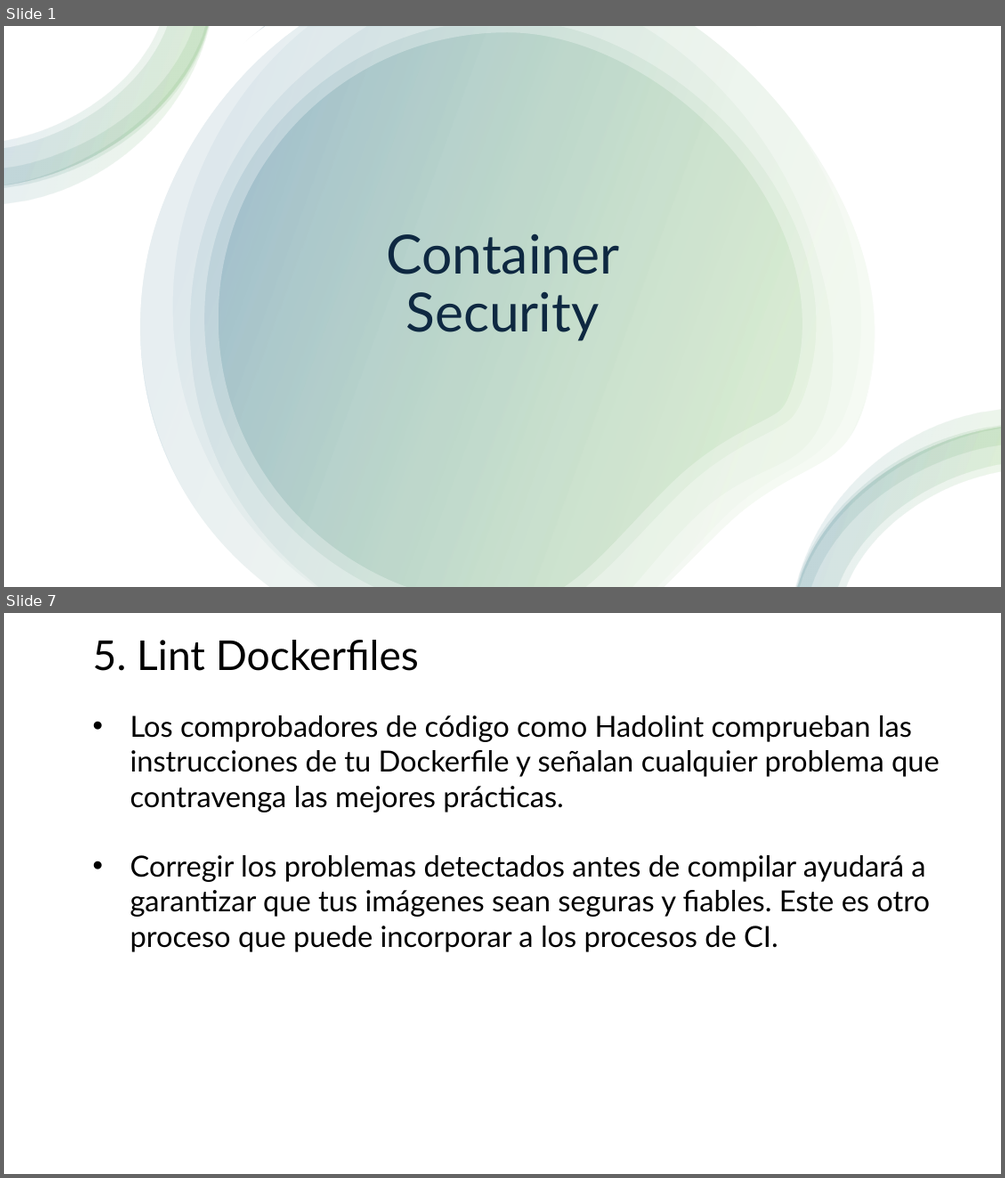
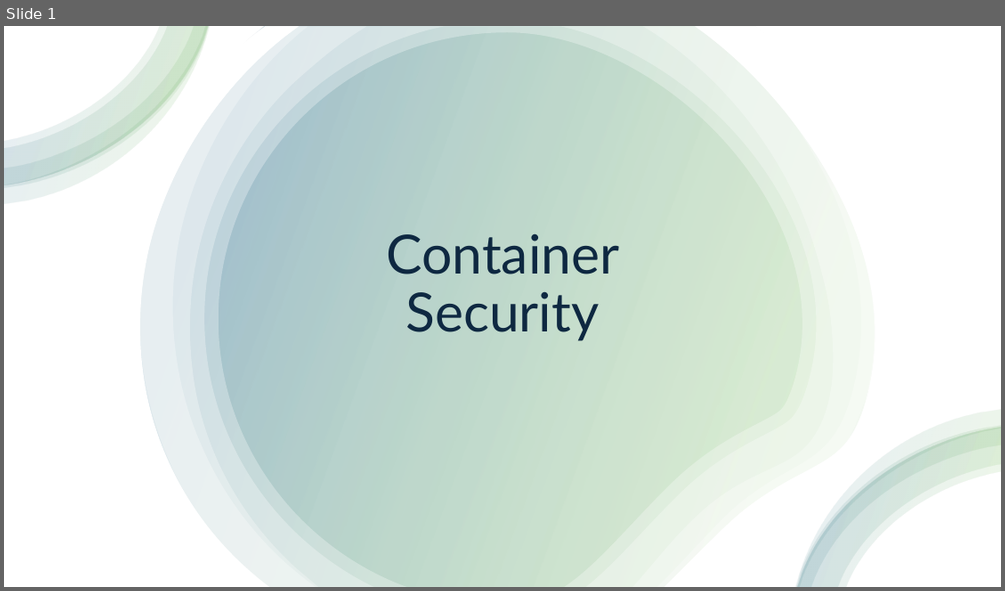
Before and after one commit to jpaniorte/docker25, a slide deck: ppt/6_container_security.pptx. Shown one above the other, each under a label of ours: slides 1 and 7 before the commit, slide 1 after it; the slides between them are not shown. The pictures are 1005x1178 and 1005x591 pixels, drawn with LibreOffice and Linux fonts; fonts in the diff are those of the drawing. Boxes give left, top, right and bottom in pixels: in the first picture for what was removed or moved away, otherwise in the second. Text is boxed around its words. In the diff, an @@ line names an element or a change of style, - is before the commit and + after.

```diff
--- a/ppt/6_container_security.pptx
+++ b/ppt/6_container_security.pptx
@@ slide 7 removed at box(4, 613, 1001, 1174), background #FFFFFF @@
@@ title removed at box(93, 640, 419, 671) @@
-5. Lint Dockerfiles
@@ text removed at box(130, 715, 939, 952) @@
-• Los comprobadores de código como Hadolint comprueban las instrucciones de tu Dockerfile y señalan cualquier problema que contravenga las mejores prácticas.
-• Corregir los problemas detectados antes de compilar ayudará a garantizar que tus imágenes sean seguras y fiables. Este es otro proceso que puede incorporar a los procesos de CI.
```
Also in this commit, not shown: 1 slide changed, 6 slides added, 4 other slides removed, 2 other files.
